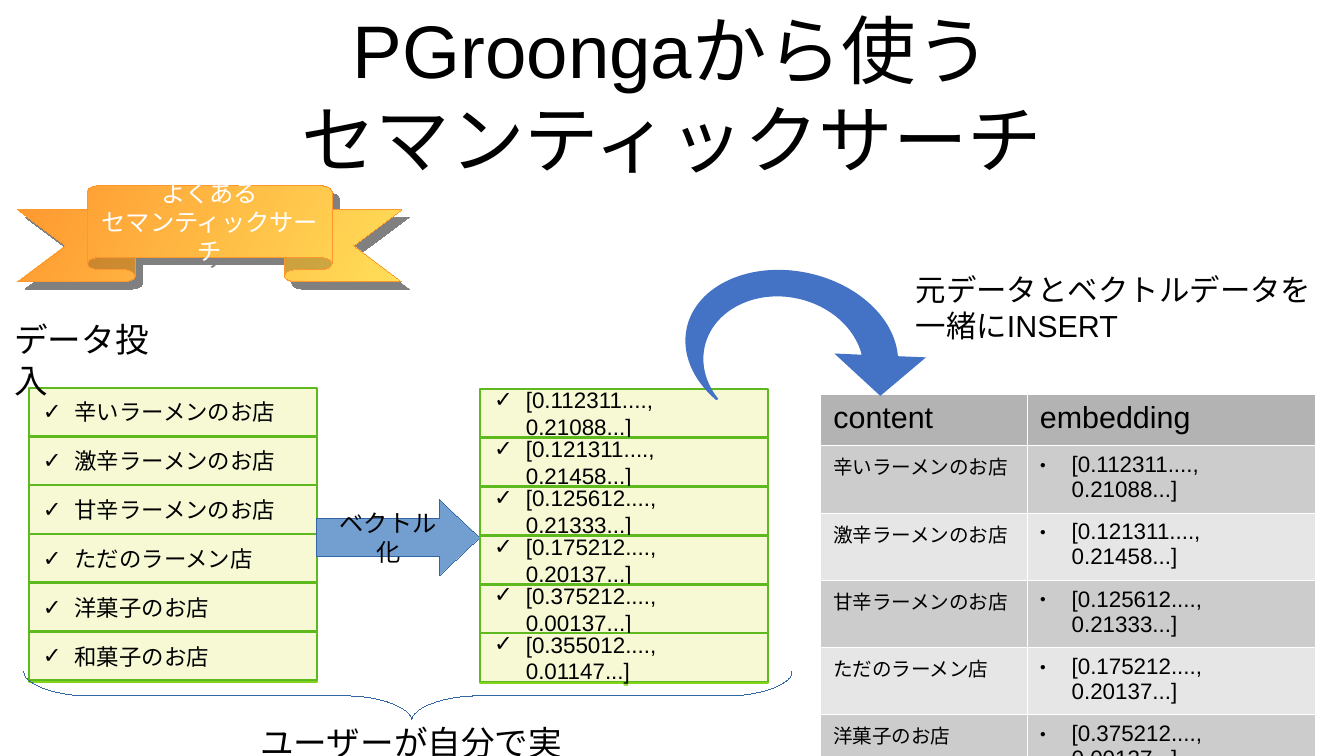
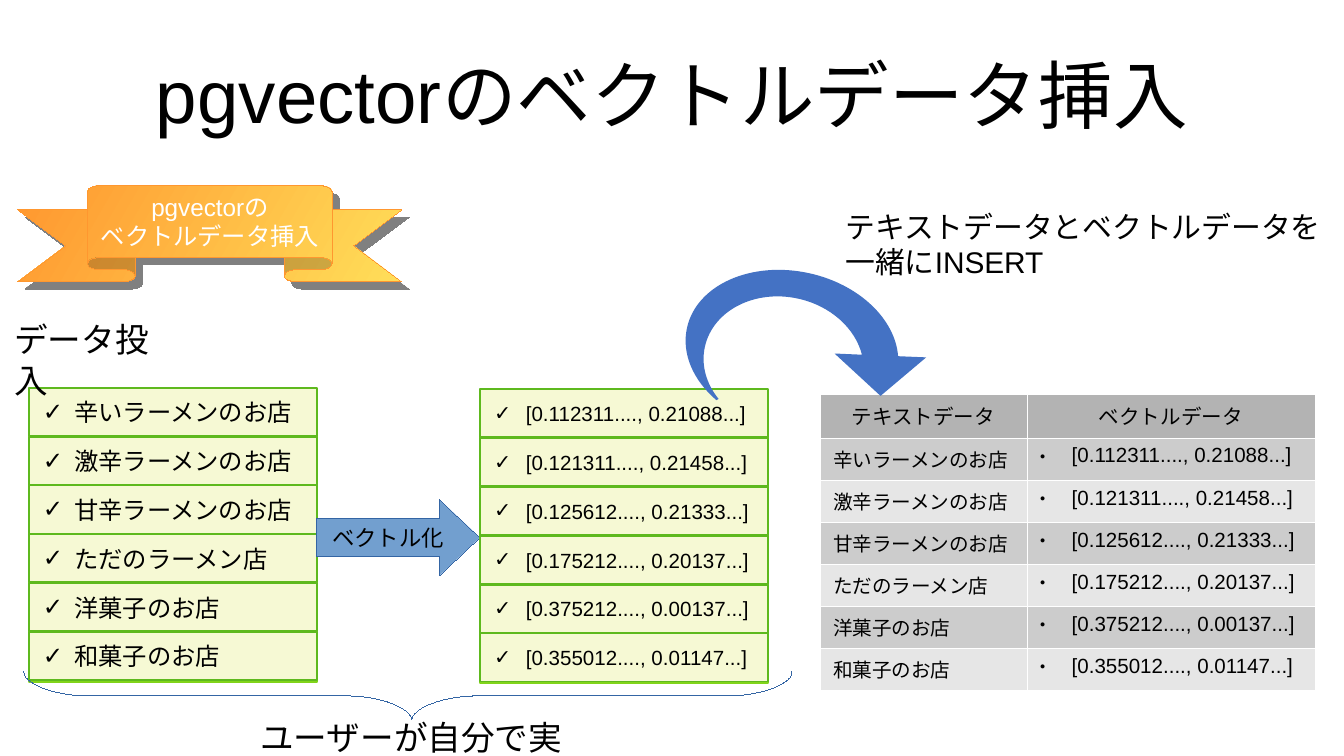
Before and after one commit to komainu8/rabbit-slide-komainu8-postgresql-conference-japan-2025, a slide deck: slide 12 of images.odp (slide 9 before the commit). Drawn at 1344x756 pixels with LibreOffice and Linux fonts; fonts in the diff are those of the drawing. Boxes give left, top, right and bottom in pixels: in the first picture for what was removed or moved away, otherwise in the second. Text is boxed around its words. In the diff, an @@ line names an element or a change of style, - is before the commit and + after.

```diff
--- a/images.odp
+++ b/images.odp
@@ title removed at (301, 19, 1042, 186) @@
-PGroongaから使う
-セマンティックサーチ
@@ title added at (156, 64, 1188, 137), 39.9 pt, text #000000 @@
+pgvectorのベクトルデータ挿入
@@ text in ribbon at (101, 204, 319, 247): text changed @@
-よくある
-セマンティックサーチ
+pgvectorの
+ベクトルデータ挿入
@@ text "テキストデータとベクトルデータを": place and size @@
-text "テキストデータとベクトルデータを" at (916, 275, 1312, 340)
+text "テキストデータとベクトルデータを" at (845, 212, 1320, 276)
@@ text at (845, 212, 1320, 240): text changed; size 16.3 to 16 pt @@
-元データとベクトルデータを
+テキストデータとベクトルデータを
@@ freeform shape at (673, 250, 939, 442): outline redrawn @@
@@ text at (845, 248, 1043, 276): size 16.3 to 16 pt in "一緒にINSERT" @@
@@ table at (820, 394, 1316, 683) @@
-row 1, column 1: content
+row 1, column 1: テキストデータ
-row 1, column 2: embedding
+row 1, column 2: ベクトルデータ
@@ size 12 to 11 pt in "[0.112311...., 0.21088...]", "[0.121311...., 0.21458...]", "[0.125612...., 0.21333...]", "[0.175212...., 0.20137...]" and 2 more places @@
@@ right arrow "ベクトル化" at (317, 499, 480, 575): size 13 to 12 pt @@
@@ size 12 to 13 pt in 6 elements at (28, 388, 316, 437), (28, 437, 316, 485), (28, 485, 316, 534), (28, 535, 316, 583), (28, 583, 316, 632), (28, 632, 316, 680) @@
@@ size 12 to 11 pt in 6 elements at (480, 390, 767, 438), (480, 438, 767, 487), (480, 487, 767, 535), (480, 536, 767, 585), (480, 585, 767, 633), (480, 633, 767, 681) @@
@@ text "ユーザーが自分で実施" rewrapped from (260, 726, 562, 756) to (260, 715, 562, 753) @@
```
Also in this commit, not shown: 6 other slides changed, 5 slides added, 1 slide removed.
